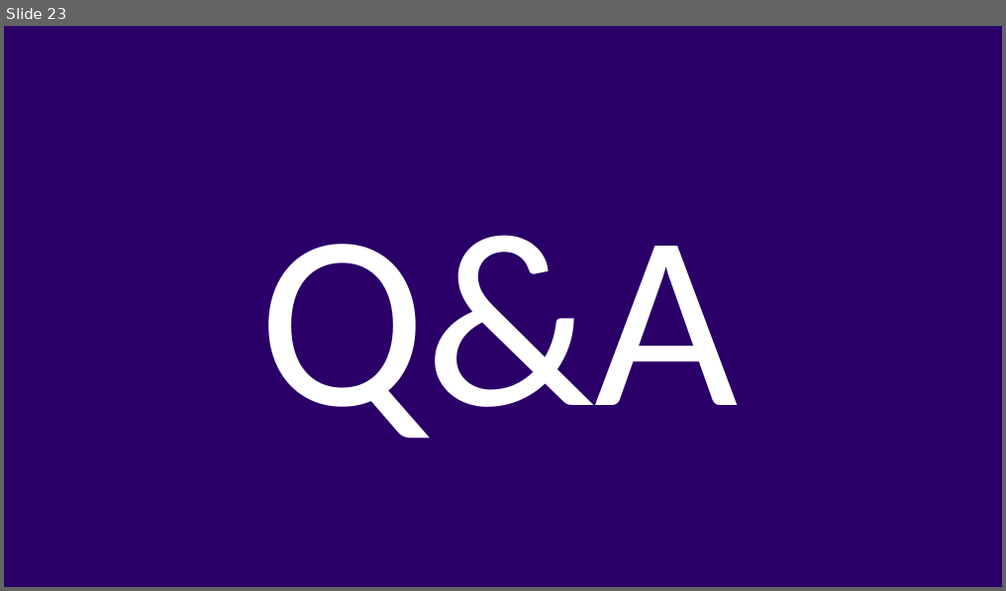
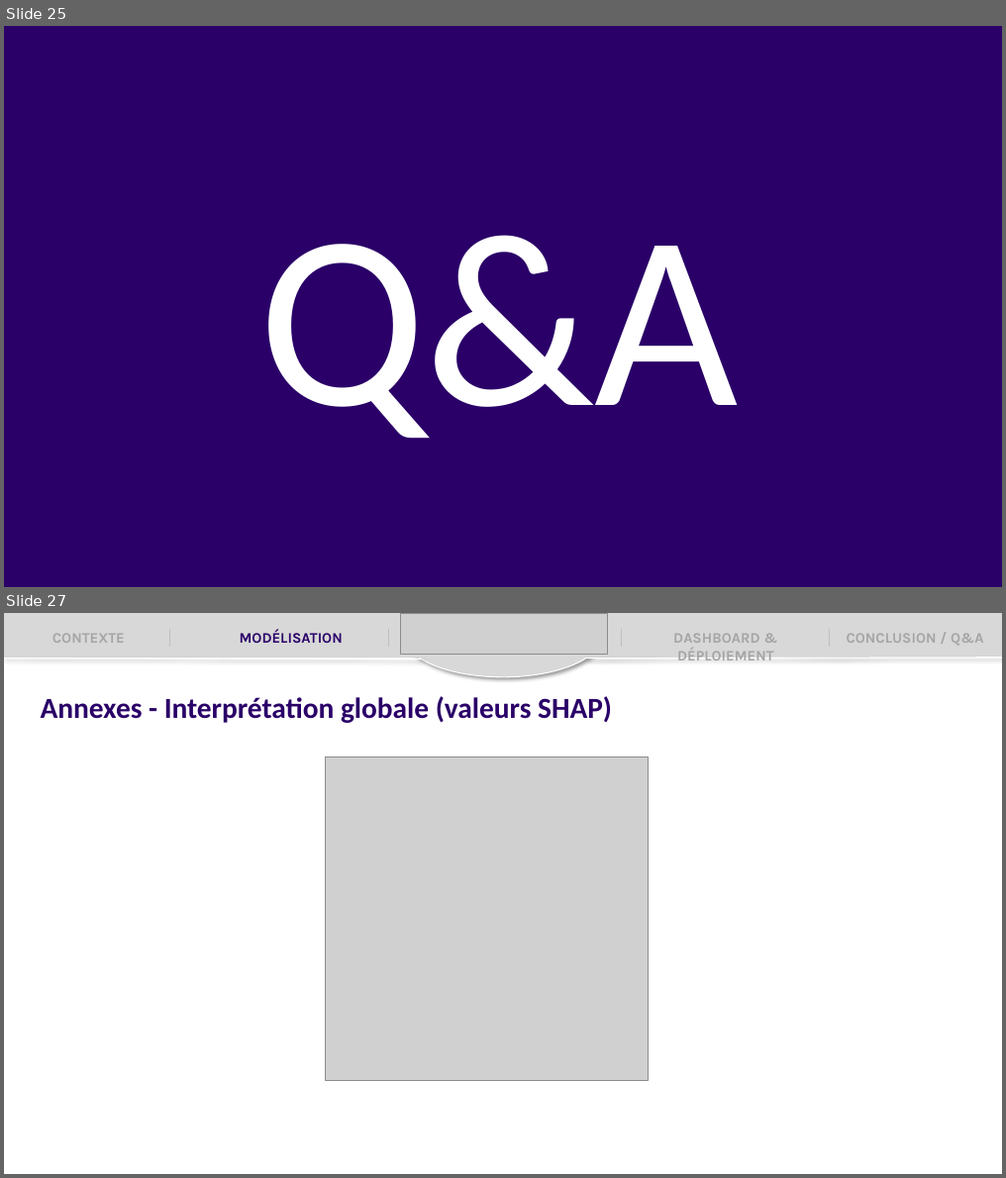
Before and after one commit to EtudiantOC2/implement_scoring_model_v2, a slide deck: evaluation/P7_Presentation.pptx. Shown one above the other, each under a label of ours: slide 23 before the commit, slides 25 and 27 after it; the slides between them are not shown. The pictures are 1006x591 and 1006x1178 pixels, drawn with LibreOffice and Linux fonts; fonts in the diff are those of the drawing; grey boxes stand for pictures. Boxes give left, top, right and bottom in pixels: in the first picture for what was removed or moved away, otherwise in the second. Text is boxed around its words. In the diff, an @@ line names an element or a change of style, - is before the commit and + after.

```diff
--- a/evaluation/P7_Presentation.pptx
+++ b/evaluation/P7_Presentation.pptx
@@ slide 27 added at (4, 613, 1002, 1174), background #FFFFFF @@
@@ rectangle added at (4, 613, 1002, 658), fill #D7D8D7, outline #D7D8D7 1 pt @@
@@ text added at (53, 634, 125, 643), 14 pt, text #A5A5A5, bold @@
+CONTEXTE
@@ line added from (170, 630) to (170, 647), #BFBFBF 0.5 pt @@
@@ text added at (240, 629, 343, 643), 14 pt, text #2A0068, bold @@
+MODÉLISATION
@@ rectangle added at (374, 613, 632, 658), fill #D7D8D7, outline #D7D8D7 1 pt @@
@@ line added from (389, 629) to (389, 646), #BFBFBF 0.5 pt @@
@@ picture added at (401, 613, 607, 654) @@
@@ ellipse added at (405, 613, 601, 677), fill #D7D8D7, outline #FFFFFF 1 pt @@
@@ line added from (621, 630) to (621, 647), #BFBFBF 0.5 pt @@
@@ text added at (673, 634, 774, 661), 14 pt, text #A5A5A5, bold @@
+DASHBOARD & DÉPLOIEMENT
@@ line added from (829, 630) to (829, 647), #BFBFBF 0.5 pt @@
@@ text added at (846, 634, 983, 645), 14 pt, text #A5A5A5, bold @@
+CONCLUSION / Q&A
@@ line added from (4, 658) to (421, 660), #FFFFFF 1 pt @@
@@ line added from (586, 658) to (1002, 658), #FFFFFF 1 pt @@
@@ text added at (41, 696, 612, 723), 28 pt, text #2A0068, bold @@
+Annexes - Interprétation globale (valeurs SHAP)
@@ picture added at (325, 757, 648, 1081) @@
@@ what was slide 23 is now slide 25 @@
```
Also in this commit, not shown: 10 slides changed, 4 other slides added, 2 other files.
